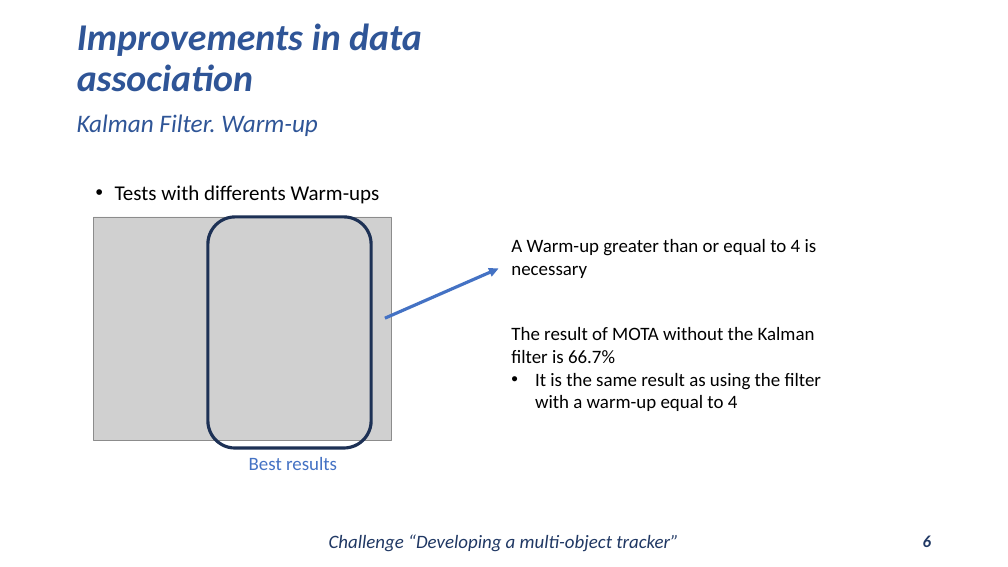
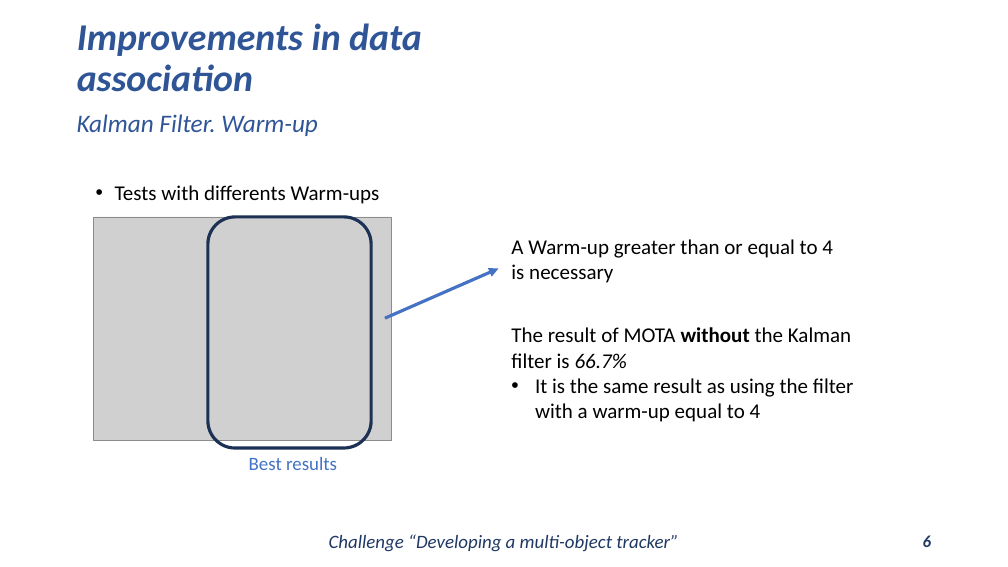
Before and after one commit to Javimh18/DL4VSP, a slide deck: slide 6 of dlvsp_challenge_material/challenge.pptx. Drawn at 1008x567 pixels with LibreOffice and Linux fonts; fonts in the diff are those of the drawing; grey boxes stand for pictures. Boxes give left, top, right and bottom in pixels: in the first picture for what was removed or moved away, otherwise in the second. Text is boxed around its words. In the diff, an @@ line names an element or a change of style, - is before the commit and + after.

```diff
--- a/dlvsp_challenge_material/challenge.pptx
+++ b/dlvsp_challenge_material/challenge.pptx
@@ text "A Warm-up greater than or ..." at bbox=[511, 239, 833, 283]: size 18 to 20 pt @@
@@ text "The result of MOTA without ..." at bbox=[511, 327, 854, 422]: size 18 to 20 pt; bold on in "without"; italic on in "66.7%" @@
```
Also in this commit, not shown: 3 other slides changed.
